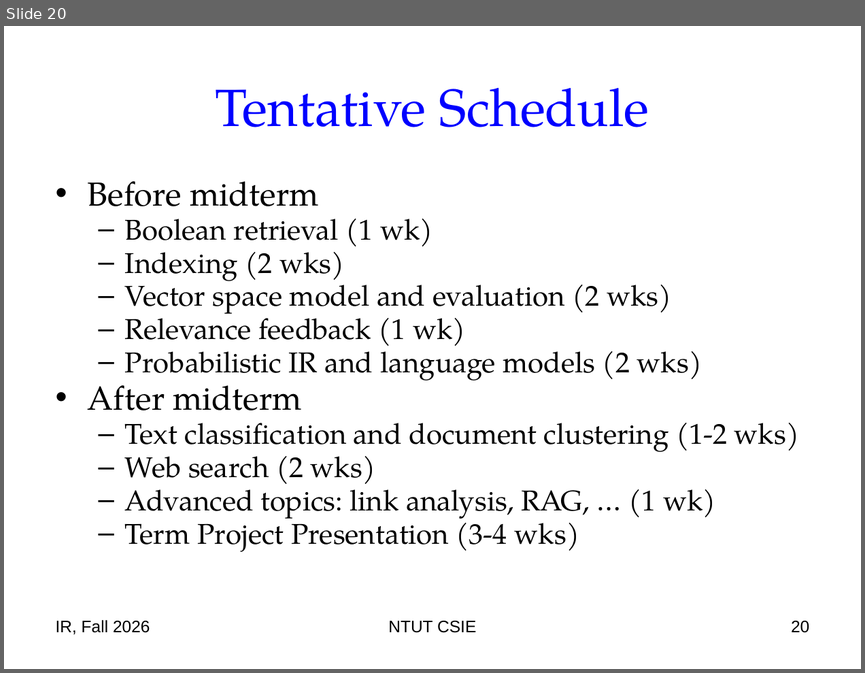
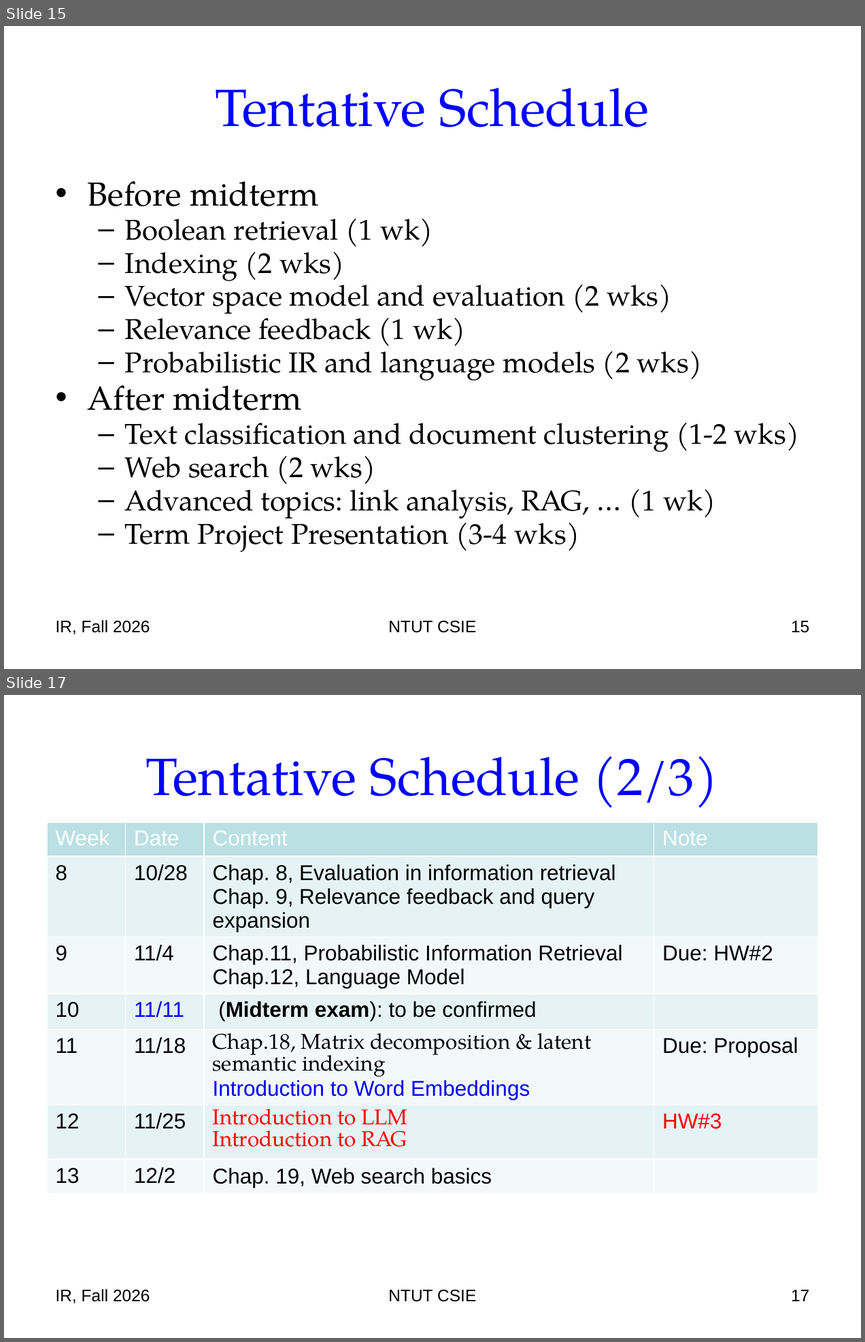
Before and after one commit to chriswjh/chriswjh.github.io, a slide deck: IR/00-intro.pptx. Shown one above the other, each under a label of ours: slide 20 before the commit, slides 15 and 17 after it; the slides between them are not shown. The pictures are 865x673 and 865x1342 pixels, drawn with LibreOffice and Linux fonts; fonts in the diff are those of the drawing. Boxes give left, top, right and bottom in pixels: in the first picture for what was removed or moved away, otherwise in the second. Text is boxed around its words. In the diff, an @@ line names an element or a change of style, - is before the commit and + after.

```diff
--- a/IR/00-intro.pptx
+++ b/IR/00-intro.pptx
@@ slide 17 added at (x1=4, y1=695, x2=861, y2=1338), background #FFFFFF @@
@@ title added at (x1=146, y1=756, x2=719, y2=808), 44 pt, text #0000FF @@
+Tentative Schedule (2/3)
@@ table added at (x1=47, y1=821, x2=819, y2=1218), 7 rows, 4 columns @@
+Week | Date | Content | Note
+8 | 10/28 | Chap. 8, Evaluation in information retrieval / Chap. 9, Relevance feedback and query expansion | 
+9 | 11/4 | Chap.11, Probabilistic Information Retrieval Chap.12, Language Model | Due: HW#2
+10 | 11/11 | (Midterm exam): to be confirmed | 
+11 | 11/18 | Chap.18, Matrix decomposition & latent semantic indexing / Introduction to Word Embeddings | Due: Proposal
+12 | 11/25 | Introduction to LLM Introduction to RAG | HW#3
+13 | 12/2 | Chap. 19, Web search basics | 
@@ text added at (x1=56, y1=1289, x2=150, y2=1303), 14 pt, text #000000 @@
+IR, Fall 2026
@@ text added at (x1=388, y1=1289, x2=476, y2=1302), 14 pt, text #000000 @@
+NTUT CSIE
@@ page number added at (x1=791, y1=1289, x2=809, y2=1301), 14 pt, text #000000 @@
+17
@@ what was slide 20 is now slide 15 @@
@@ page number at (x1=791, y1=620, x2=809, y2=633): text changed @@
-20
+15
```
Also in this commit, not shown: 5 slides changed, 5 other slides added, 2 other files.
